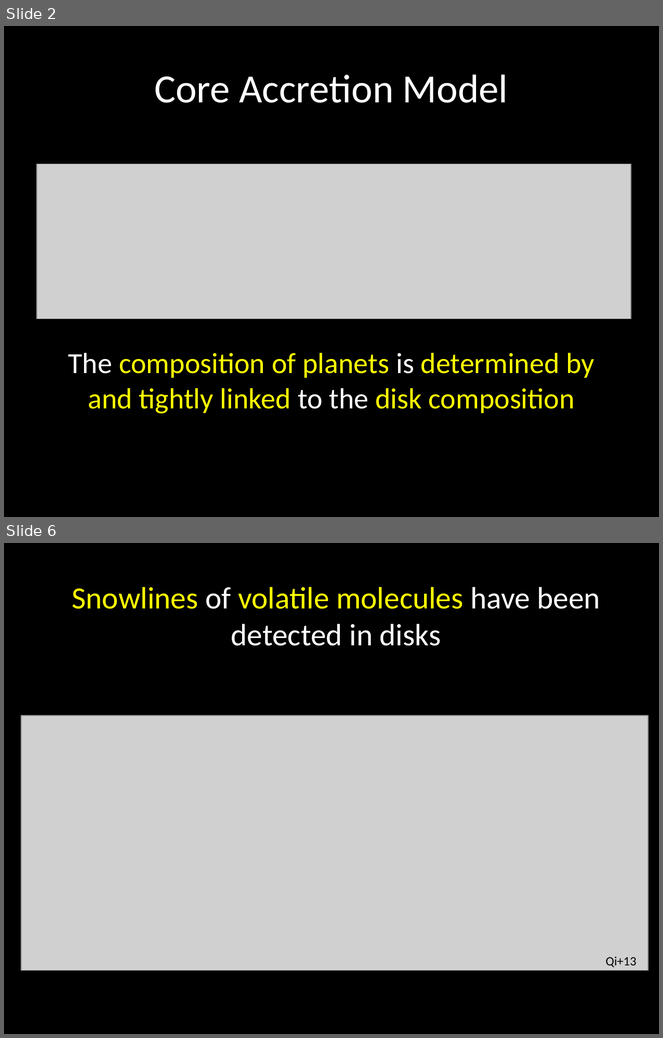
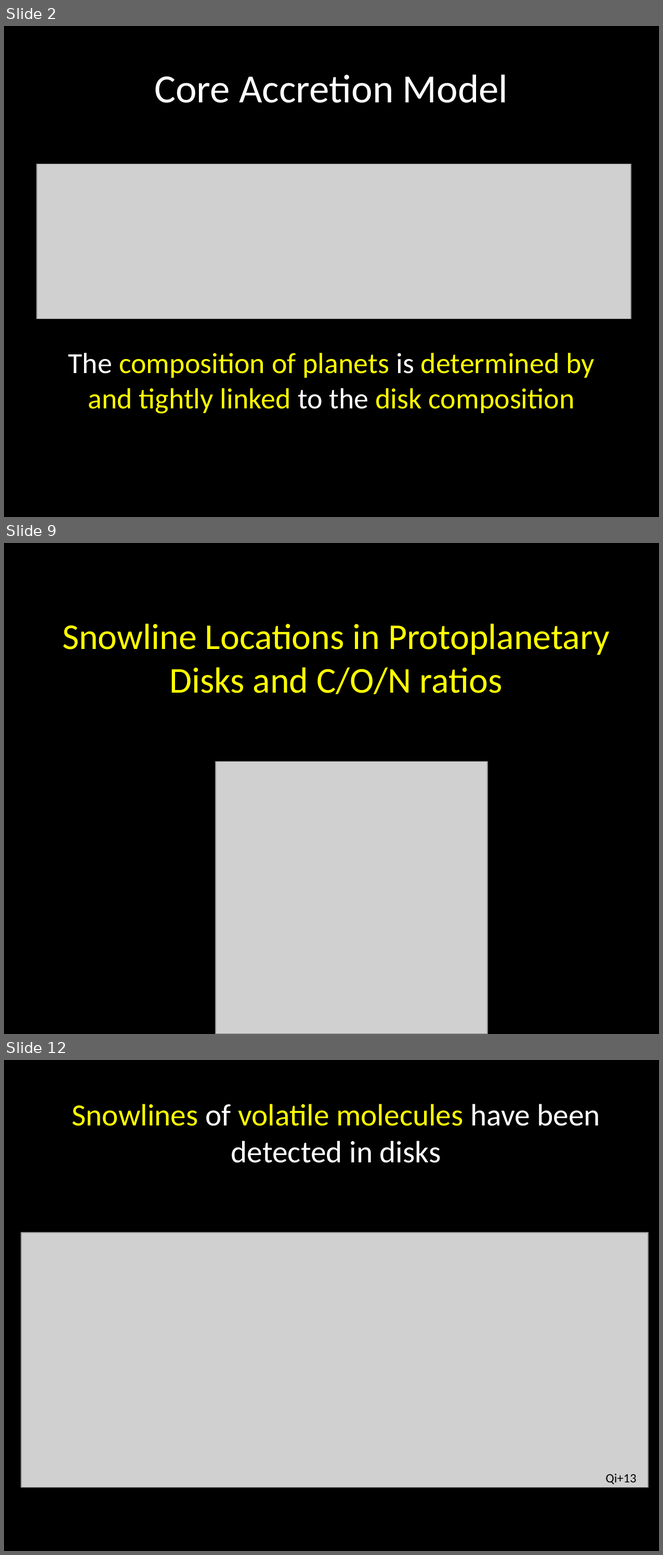
Before and after one commit to apiso/Thesis, a slide deck: slides/AAS_talk.pptx. Shown one above the other, each under a label of ours: slides 2 and 6 before the commit, slides 2, 9 and 12 after it; the slides between them are not shown. The pictures are 663x1038 and 663x1555 pixels, drawn with LibreOffice and Linux fonts; fonts in the diff are those of the drawing; grey boxes stand for pictures. Boxes give left, top, right and bottom in pixels: in the first picture for what was removed or moved away, otherwise in the second. Text is boxed around its words. In the diff, an @@ line names an element or a change of style, - is before the commit and + after.

```diff
--- a/slides/AAS_talk.pptx
+++ b/slides/AAS_talk.pptx
@@ slide 9 added at <box>4,543,659,1034</box>, background #000000 @@
@@ title added at <box>62,624,610,694</box>, 40 pt, text #FFFF00 @@
+Snowline Locations in Protoplanetary Disks and C/O/N ratios
@@ picture added at <box>216,762,488,1034</box> @@
@@ what was slide 6 is now slide 12 @@
```
Also in this commit, not shown: 7 slides changed, 10 other slides added, 1 slide removed, 5 other files.
